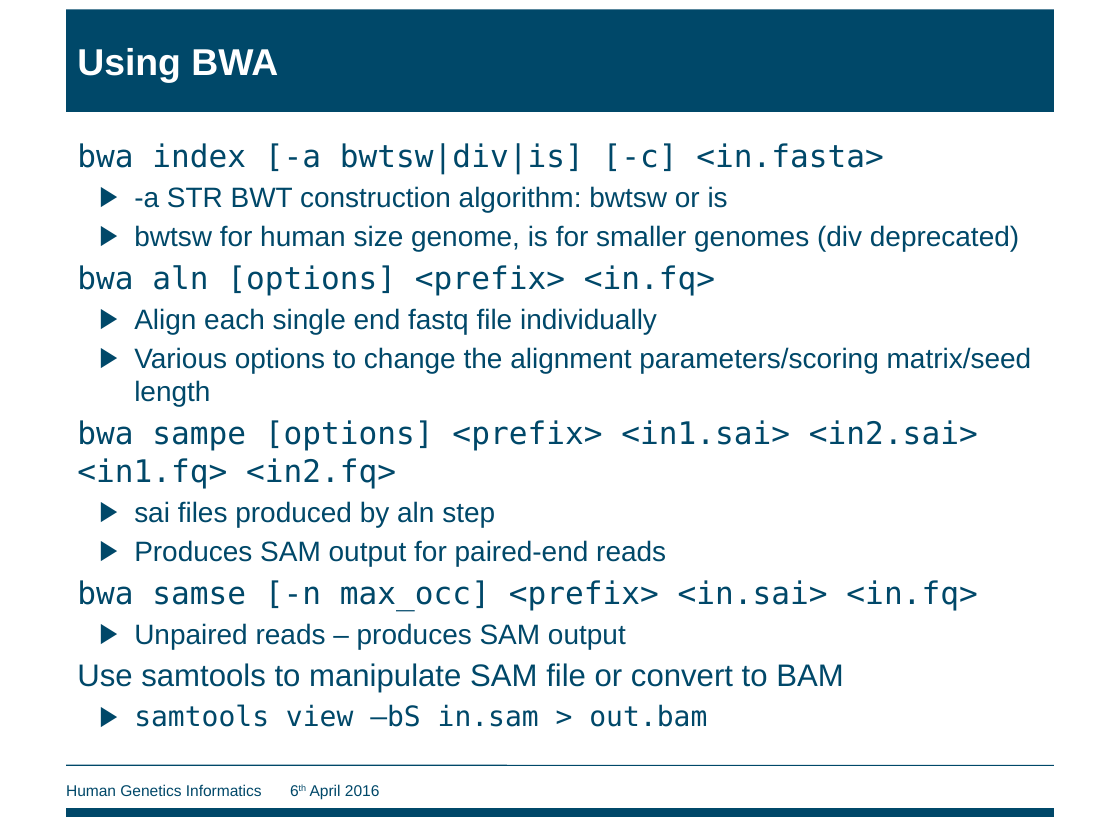
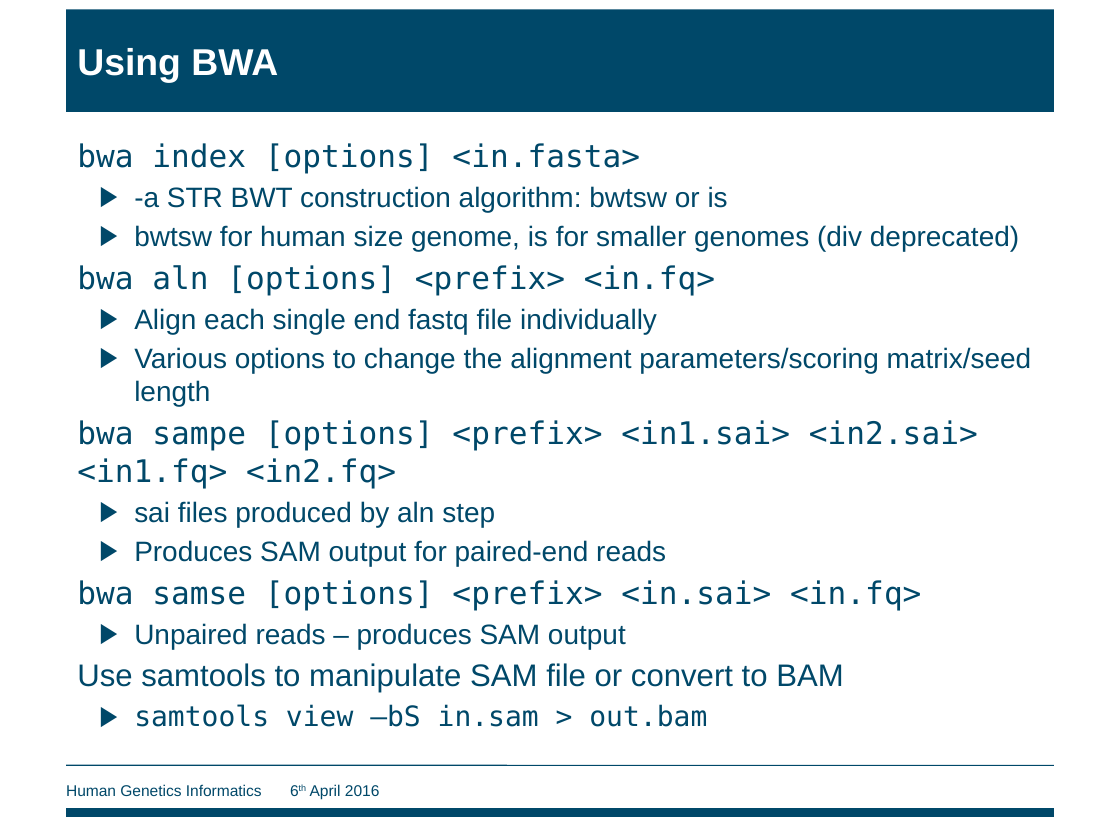
Before and after one commit to wtsi-hgi/ebi-ngs-workshop, a slide deck: slide 15 of lectures/EBI_NGS_rsvc_slides.pptx. Drawn at 1120x840 pixels with LibreOffice and Linux fonts; fonts in the diff are those of the drawing; background and template pictures are left out. Boxes give left, top, right and bottom in pixels: in the first picture for what was removed or moved away, otherwise in the second. Text is boxed around its words. In the diff, an @@ line names an element or a change of style, - is before the commit and + after.

Commit message:
Updates bwa method signatures given in lecture to match latest version.

```diff
--- a/lectures/EBI_NGS_rsvc_slides.pptx
+++ b/lectures/EBI_NGS_rsvc_slides.pptx
@@ text at box(77, 143, 640, 173): text changed @@
-bwa index [-a bwtsw|div|is] [-c] <in.fasta>
+bwa index [options] <in.fasta>
@@ text at box(77, 580, 921, 610): text changed @@
-bwa samse [-n max_occ] <prefix> <in.sai> <in.fq>
+bwa samse [options] <prefix> <in.sai> <in.fq>
```
